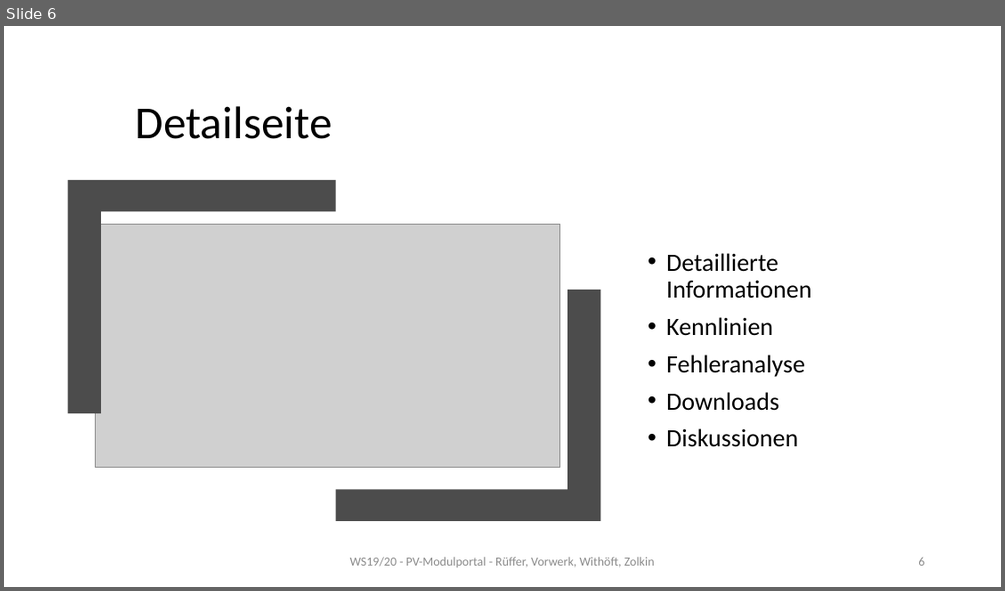
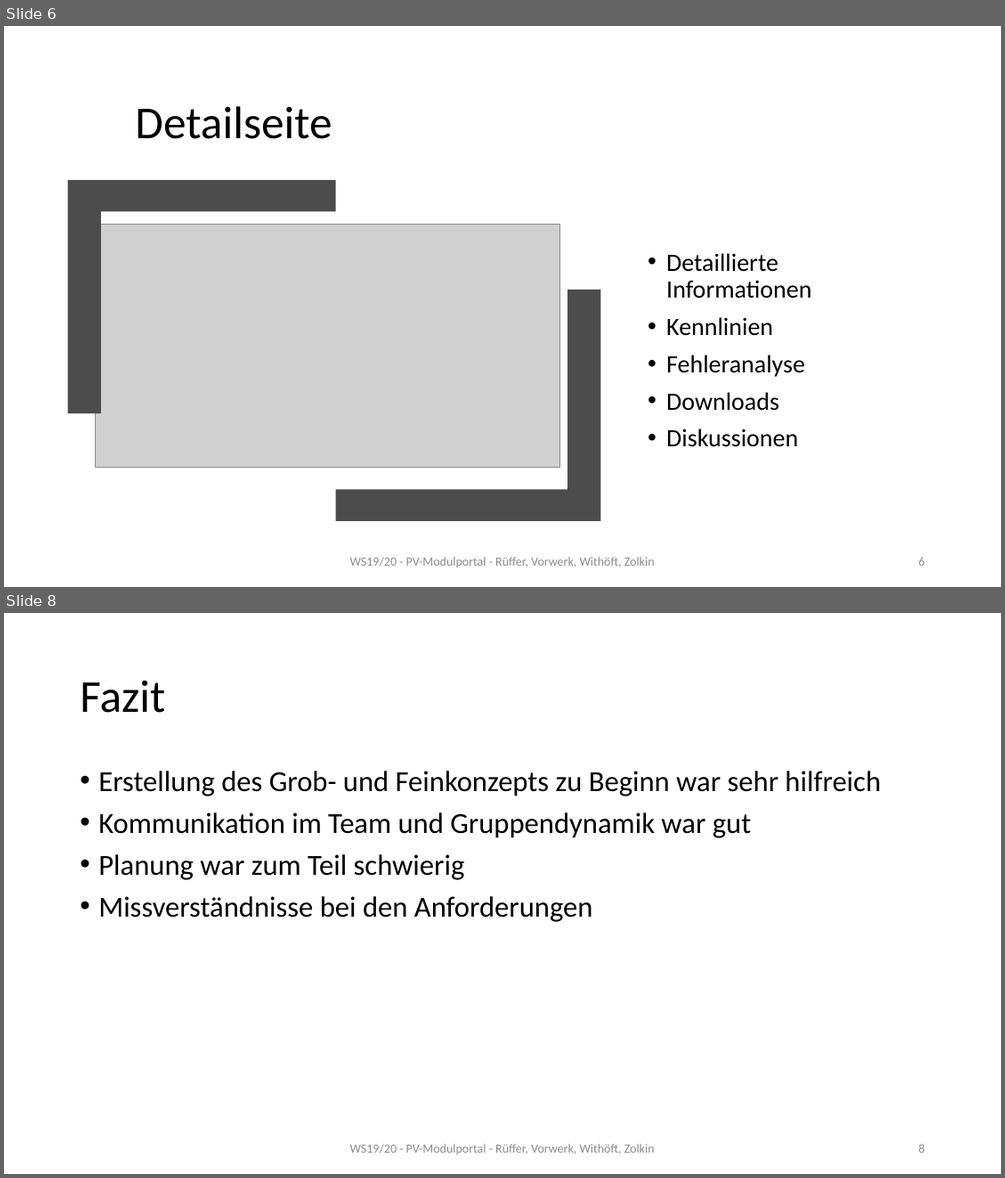
Before and after one commit to mwithoeft/Webengineering, a slide deck: docs/Seminarvortrag.pptx. Shown one above the other, each under a label of ours: slide 6 before the commit, slides 6 and 8 after it; the slides between them are not shown. The pictures are 1005x591 and 1005x1178 pixels, drawn with LibreOffice and Linux fonts; fonts in the diff are those of the drawing; grey boxes stand for pictures. Boxes give left, top, right and bottom in pixels: in the first picture for what was removed or moved away, otherwise in the second. Text is boxed around its words. In the diff, an @@ line names an element or a change of style, - is before the commit and + after.

Commit message:
Ausblick und Fazit in Seminarvortrag angefangen

```diff
--- a/docs/Seminarvortrag.pptx
+++ b/docs/Seminarvortrag.pptx
@@ slide 8 added at (4,613,1001,1174), background #FFFFFF @@
@@ title added at (80,680,165,713), 44 pt, text #000000 @@
+Fazit
@@ text added at (98,771,881,922), 28 pt, text #000000 @@
+• Erstellung des Grob- und Feinkonzepts zu Beginn war sehr hilfreich
+• Kommunikation im Team und Gruppendynamik war gut
+• Planung war zum Teil schwierig
+• Missverständnisse bei den Anforderungen
@@ text added at (350,1143,655,1154), 12 pt, text #8C8C8C @@
+WS19/20 - PV-Modulportal - Rüffer, Vorwerk, Withöft, Zolkin
@@ page number added at (918,1143,924,1152), 12 pt, text #8C8C8C @@
+8
```
Also in this commit, not shown: 1 slide changed, 1 other slide added.
